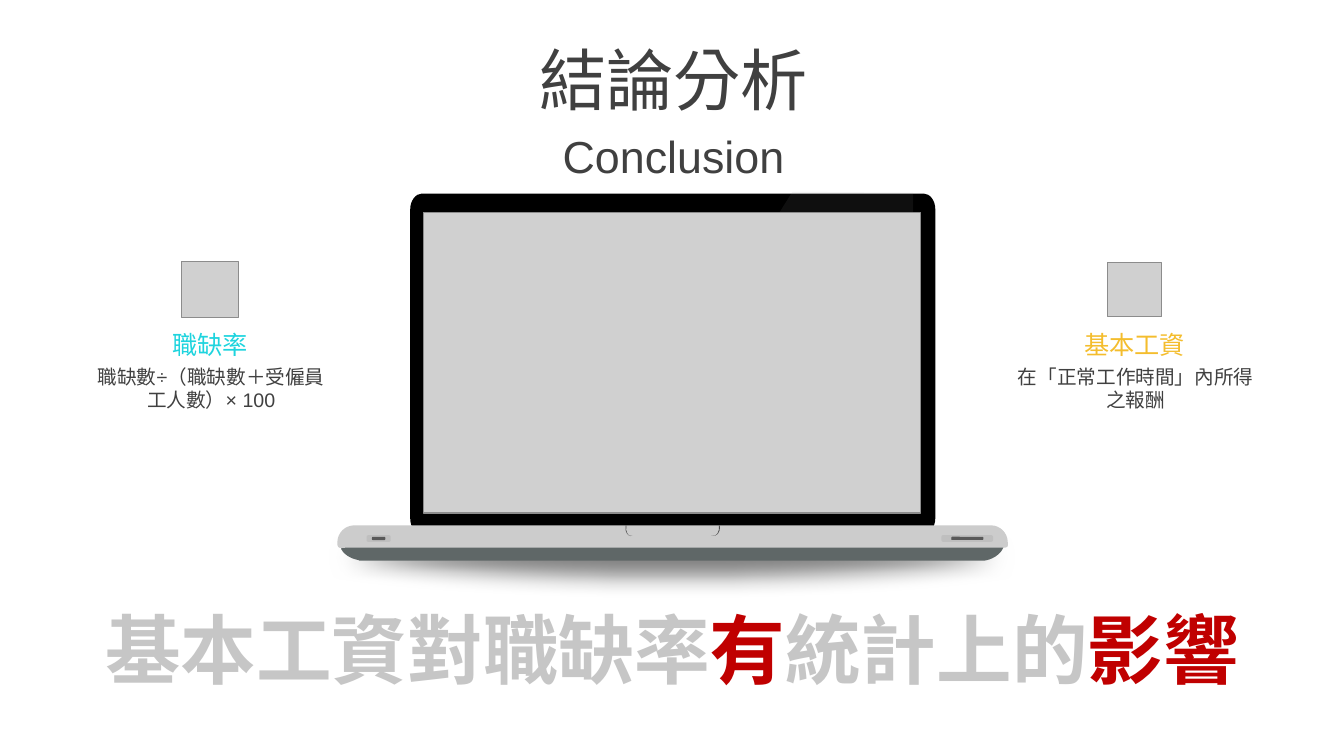
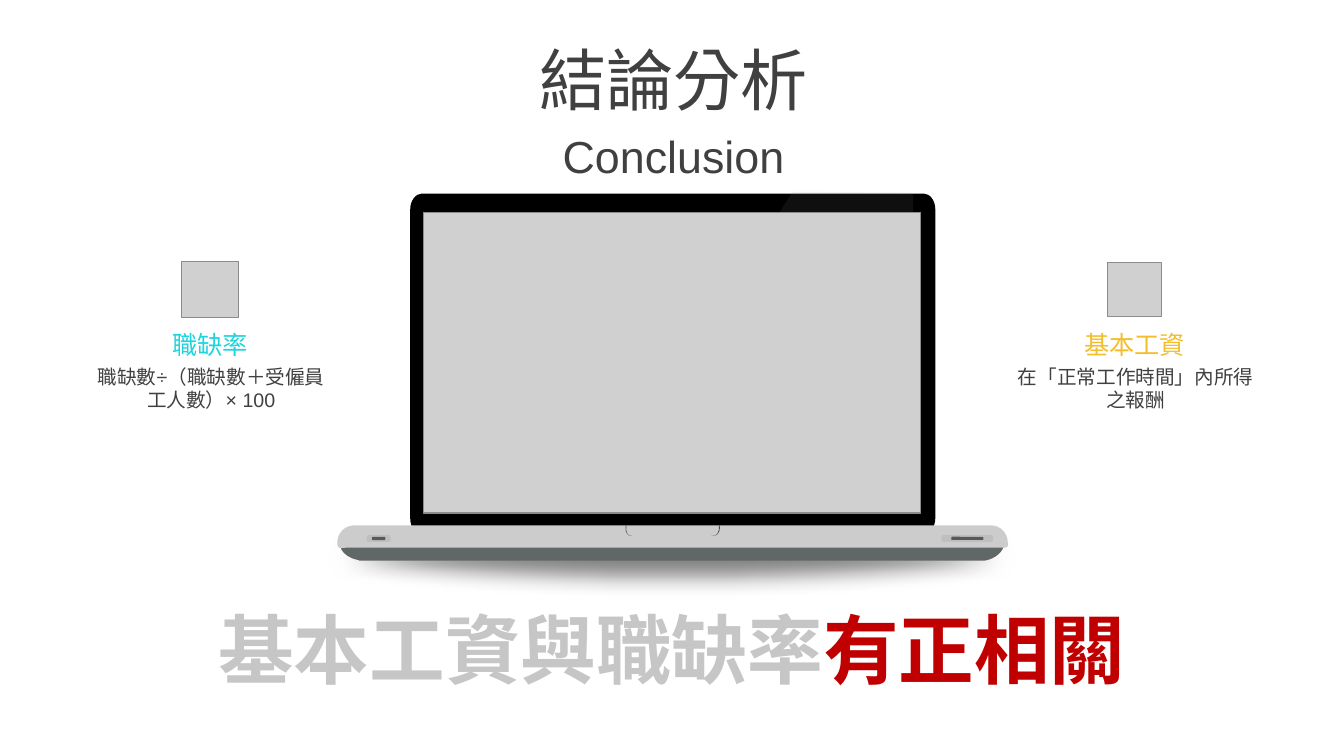
Before and after one commit to HWTeng-Teaching/202309-Statistics, a slide deck: slide 14 of 14 鄭暄瀠/統計學期末報告_512717021_鄭暄瀠/鄭暄瀠_職缺率與基本工資關聯性探討.pptx (slide 13 before the commit). Drawn at 1344x756 pixels with LibreOffice and Linux fonts; fonts in the diff are those of the drawing; grey boxes stand for pictures. Boxes give left, top, right and bottom in pixels: in the first picture for what was removed or moved away, otherwise in the second. Text is boxed around its words. In the diff, an @@ line names an element or a change of style, - is before the commit and + after.

```diff
--- a/14 鄭暄瀠/統計學期末報告_512717021_鄭暄瀠/鄭暄瀠_職缺率與基本工資關聯性探討.pptx
+++ b/14 鄭暄瀠/統計學期末報告_512717021_鄭暄瀠/鄭暄瀠_職缺率與基本工資關聯性探討.pptx
@@ text at [218,613,1125,685]: text changed @@
-基本工資對職缺率有統計上的影響
+基本工資與職缺率有正相關
```
Also in this commit, not shown: 2 other slides changed, 3 slides added, 2 slides removed, 1 other file.
